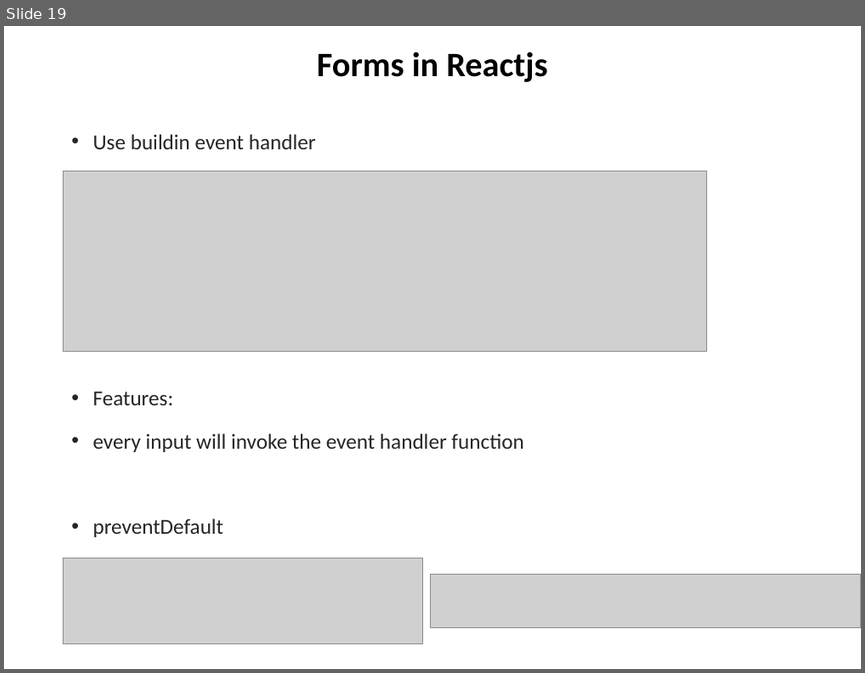
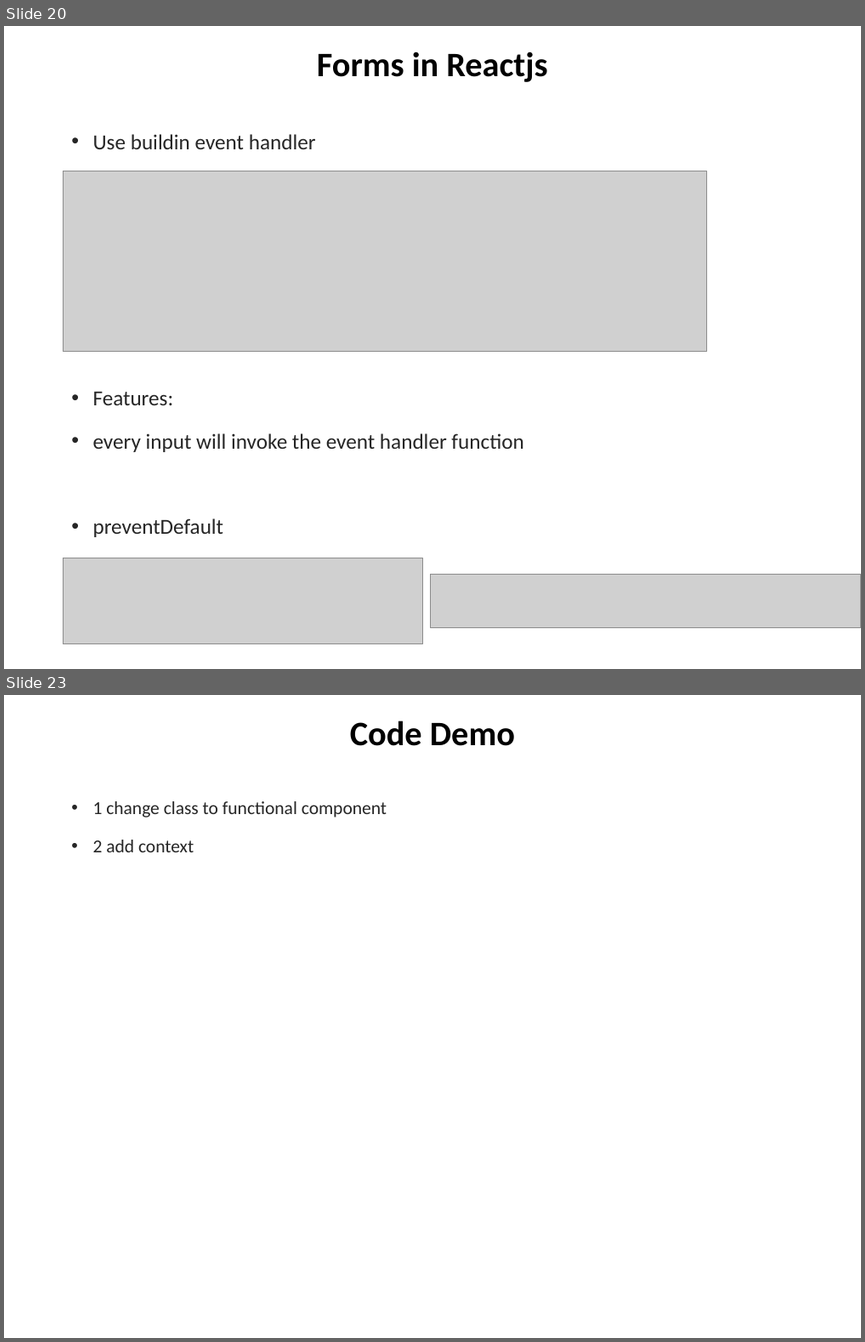
Before and after one commit to chuacw/SGUS-Slides, a slide deck: BCI - Day12 - Reactjs 1 Intro.pptx. Shown one above the other, each under a label of ours: slide 19 before the commit, slides 20 and 23 after it; the slides between them are not shown. The pictures are 865x673 and 865x1342 pixels, drawn with LibreOffice and Linux fonts; fonts in the diff are those of the drawing; grey boxes stand for pictures. Boxes give left, top, right and bottom in pixels: in the first picture for what was removed or moved away, otherwise in the second. Text is boxed around its words. In the diff, an @@ line names an element or a change of style, - is before the commit and + after.

```diff
--- a/BCI - Day12 - Reactjs 1 Intro.pptx
+++ b/BCI - Day12 - Reactjs 1 Intro.pptx
@@ slide 23 added at [4, 695, 861, 1338], background #FFFFFF @@
@@ title added at [350, 721, 515, 746], 28.8 pt, text #000000, bold @@
+Code Demo
@@ text added at [93, 801, 386, 852], 15.4 pt, text #262626 @@
+• 1 change class to functional component
+• 2 add context
@@ what was slide 19 is now slide 20 @@
```
Also in this commit, not shown: 2 slides changed, 3 other slides added, 1 other file.
